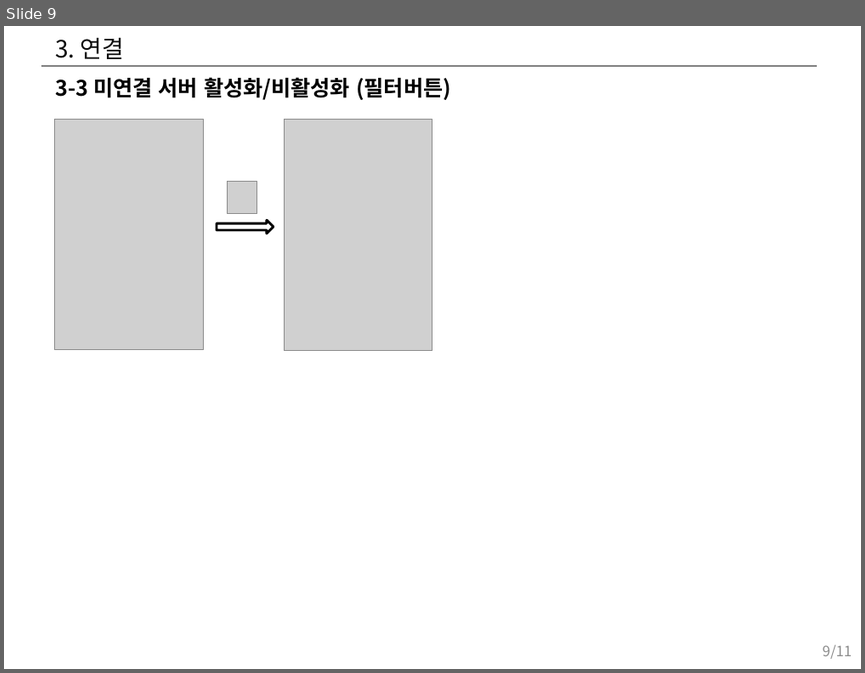
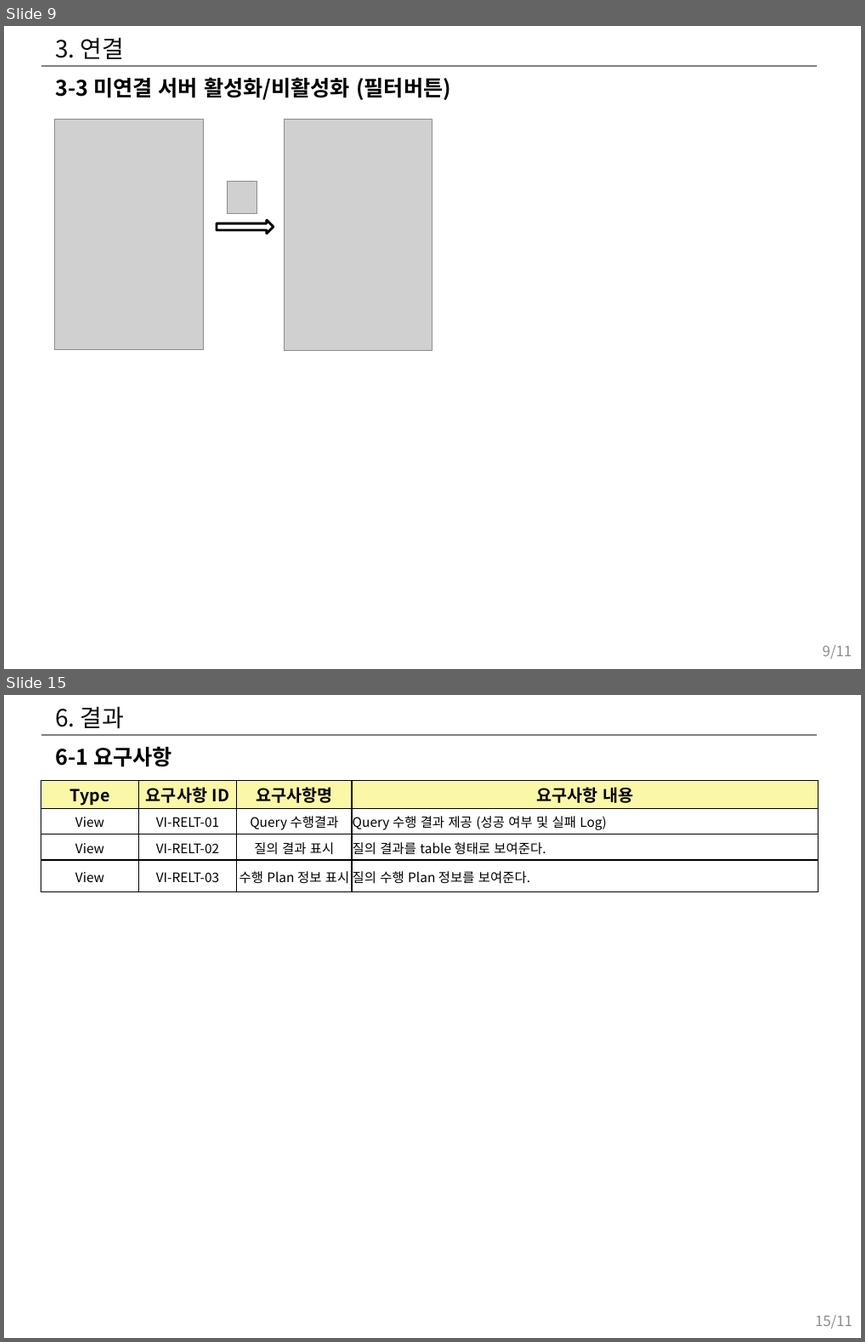
Before and after one commit to hwany7seo/gdbms_document, a slide deck: mockup/시각화도구_UI_UX_기획서.pptx. Shown one above the other, each under a label of ours: slide 9 before the commit, slides 9 and 15 after it; the slides between them are not shown. The pictures are 865x673 and 865x1342 pixels, drawn with LibreOffice and Linux fonts; fonts in the diff are those of the drawing; grey boxes stand for pictures. Boxes give left, top, right and bottom in pixels: in the first picture for what was removed or moved away, otherwise in the second. Text is boxed around its words. In the diff, an @@ line names an element or a change of style, - is before the commit and + after.

```diff
--- a/mockup/시각화도구_UI_UX_기획서.pptx
+++ b/mockup/시각화도구_UI_UX_기획서.pptx
@@ slide 15 added at bbox=[4, 695, 861, 1338], background #FFFFFF; not listed: 1 template element that a slide beside it also shows @@
@@ title added at bbox=[55, 706, 125, 729], 20 pt, text #0D0D0D @@
+6. 결과
@@ text added at bbox=[55, 746, 172, 767], 18 pt, text #000000, bold @@
+6-1 요구사항
@@ table added at bbox=[41, 780, 818, 892], 4 rows, 4 columns @@
+Type | 요구사항 ID | 요구사항명 | 요구사항 내용
+View | VI-RELT-01 | Query 수행결과 | Query 수행 결과 제공 (성공 여부 및 실패 Log)
+View | VI-RELT-02 | 질의 결과 표시 | 질의 결과를 table 형태로 보여준다.
+View | VI-RELT-03 | 수행 Plan 정보 표시 | 질의 수행 Plan 정보를 보여준다.
@@ page number added at bbox=[815, 1315, 852, 1328], 12 pt, text #8C8C8C @@
+15/11
```
Also in this commit, not shown: 3 slides changed, 8 other slides added, 6 other files.
